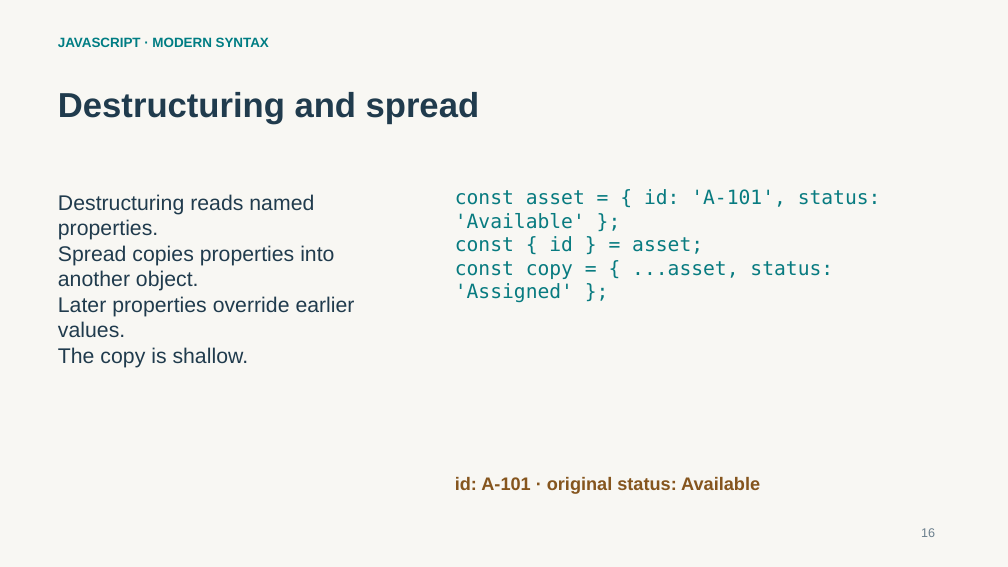
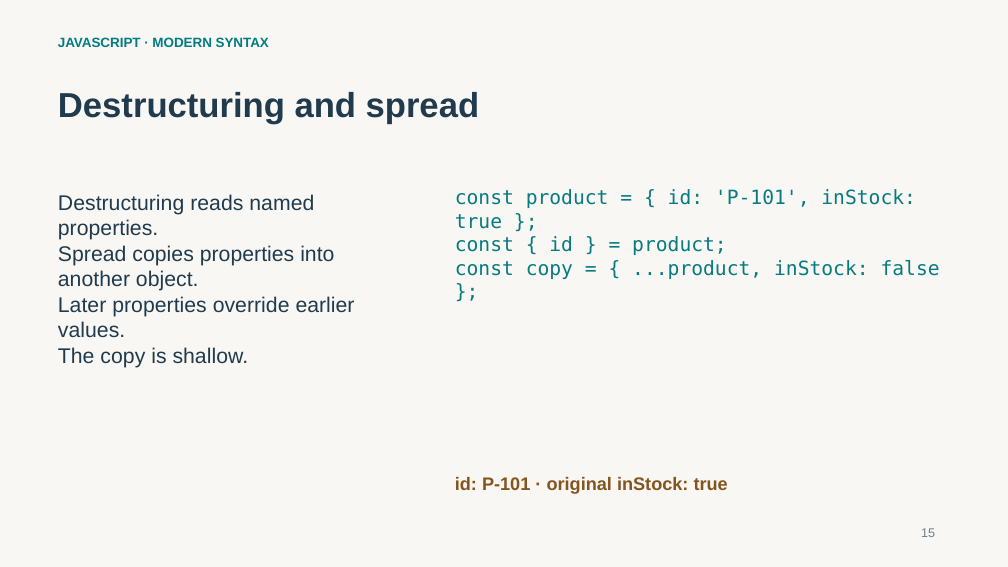
Before and after one commit to thesubhaprasad/tcs-sme-reactjs-learning, a slide deck: slide 15 of training/day-1/1_ReactJS_Day_One_Subha_Prasad.pptx. Drawn at 1008x567 pixels with LibreOffice and Linux fonts; fonts in the diff are those of the drawing. Boxes give left, top, right and bottom in pixels: in the first picture for what was removed or moved away, otherwise in the second. Text is boxed around its words. In the diff, an @@ line names an element or a change of style, - is before the commit and + after.

Commit message:
Use Product Catalog for Day 2 components and training

```diff
--- a/training/day-1/1_ReactJS_Day_One_Subha_Prasad.pptx
+++ b/training/day-1/1_ReactJS_Day_One_Subha_Prasad.pptx
@@ text at bbox=[455, 189, 940, 279]: text changed @@
-const asset = { id: 'A-101', status: 'Available' };
-const { id } = asset;
-const copy = { ...asset, status: 'Assigned' };
+const product = { id: 'P-101', inStock: true };
+const { id } = product;
+const copy = { ...product, inStock: false };
@@ text at bbox=[455, 477, 728, 494]: text changed @@
-id: A-101 · original status: Available
+id: P-101 · original inStock: true
```
Also in this commit, not shown: 27 other slides changed, 23 other files.
